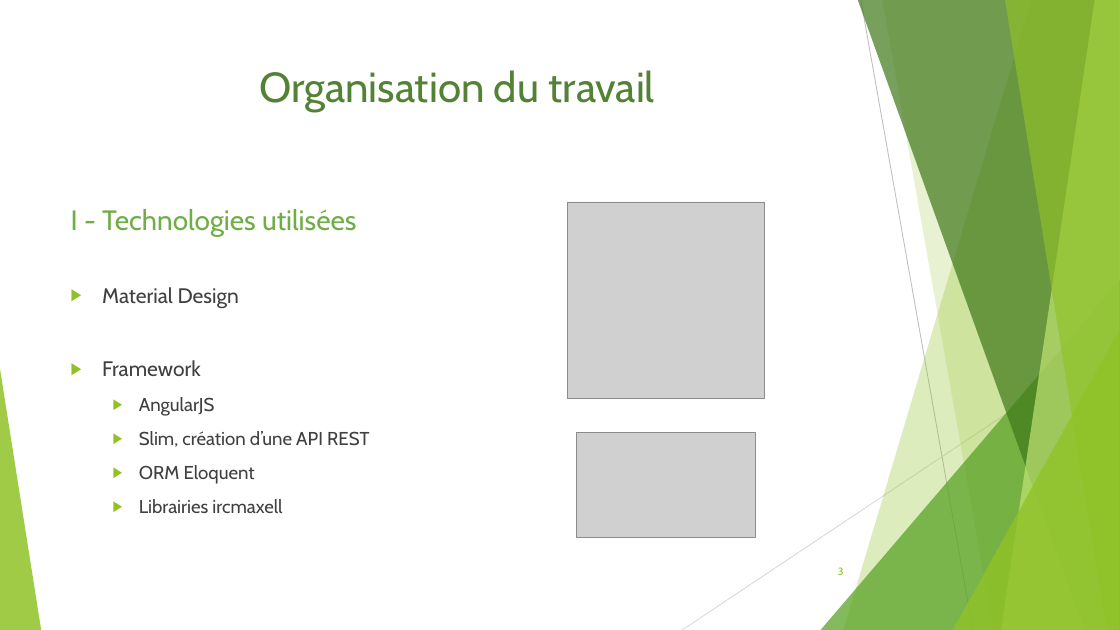
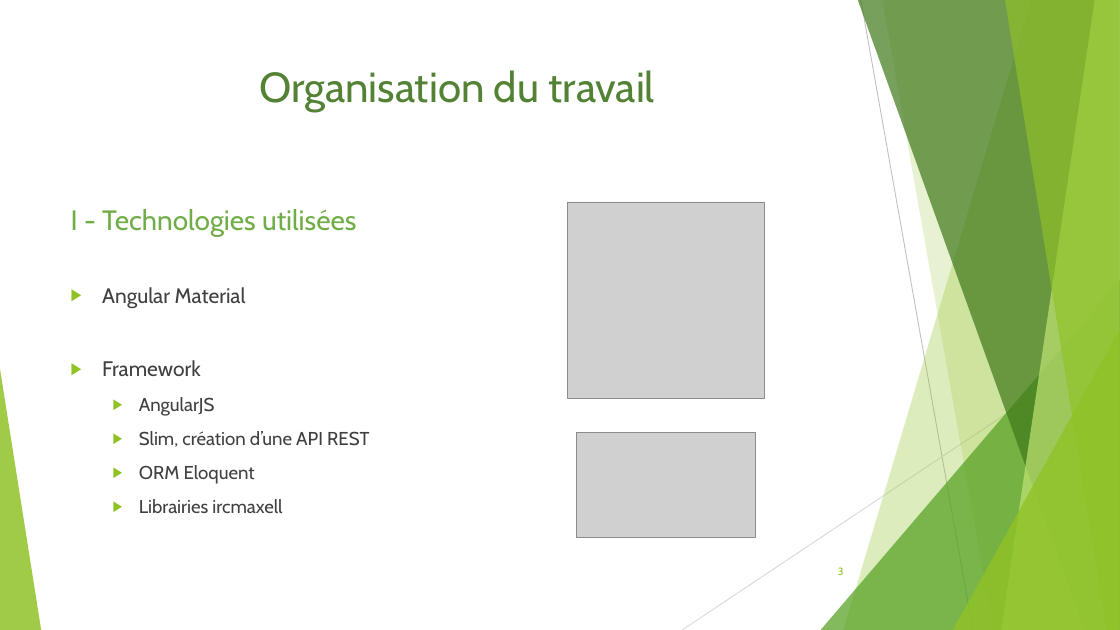
Before and after one commit to Bcante/recommandationSeries, a slide deck: slide 3 of diapoWebWindows.odp. Drawn at 1120x630 pixels with LibreOffice and Linux fonts; fonts in the diff are those of the drawing; grey boxes stand for pictures. Boxes give left, top, right and bottom in pixels: in the first picture for what was removed or moved away, otherwise in the second. Text is boxed around its words. In the diff, an @@ line names an element or a change of style, - is before the commit and + after.

```diff
--- a/diapoWebWindows.odp
+++ b/diapoWebWindows.odp
@@ text at [102, 287, 246, 308]: text changed @@
-▶ Material Design
+▶ Angular Material
```
Also in this commit, not shown: 5 other slides changed.
